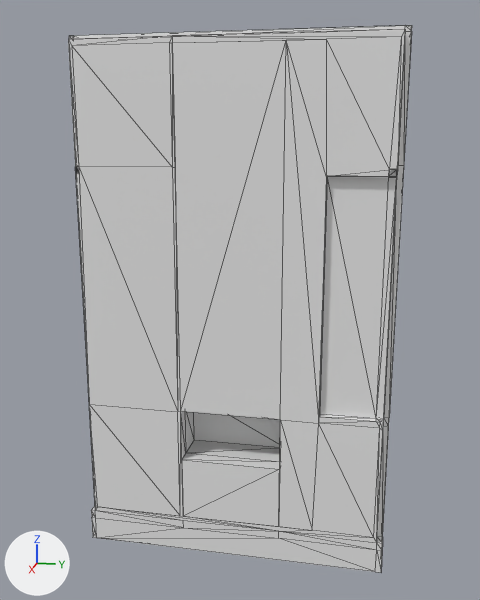
The glTF model pew-pew/models/vending machine.gltf: old version first, new version second.
Camera for both pictures: a camera (50 mm lens) standing at (16.62, 3.06, 10.02) and looking at (0.1, -0.24, 5.89). Lighting does not change. The marker at lower left points along +X, +Y and +Z. Mesh edges are drawn as thin lines. Where no turn or scale is listed for an object, it has been applied to the vertices. Vertices at the same position are counted once.
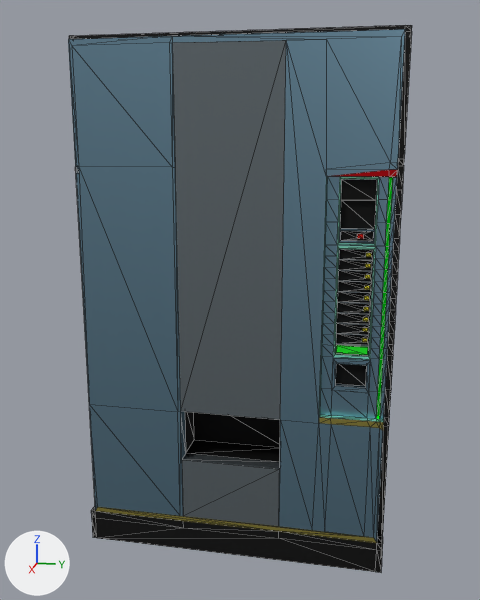
Diff of the bpy script that builds the scene:
```diff
--- a/pew-pew/models/vending machine.gltf.py
+++ b/pew-pew/models/vending machine.gltf.py
@@ mat_material_008 @@
+mat_material_008 = principled_material('Material.008')
+mat_material_008.base_color = (0.509, 0.438, 0.1)  # yellow #bdb159
+mat_material_008.metallic = 0.874
+mat_material_008.roughness = 0.0
@@ mat_material_007 @@
+mat_material_007 = principled_material('Material.007')
+mat_material_007.base_color = (0.8, 0.0104, 0.0157)  # red #e71a22
+mat_material_007.metallic = 1.0
+mat_material_007.roughness = 0.0
@@ mat_material_006 @@
+mat_material_006 = principled_material('Material.006')
+mat_material_006.base_color = (0.339, 0.802, 0.651)  # green #9de7d3
+mat_material_006.metallic = 1.0
+mat_material_006.roughness = 0.681
@@ mat_material_003 @@
+mat_material_003 = principled_material('Material.003')
+mat_material_003.base_color = (0.0095, 0.0095, 0.0095)  # black #191919
+mat_material_003.metallic = 0.795
+mat_material_003.roughness = 0.705
@@ mat_material_005 @@
+mat_material_005 = principled_material('Material.005')
+mat_material_005.base_color = (0.0277, 0.0277, 0.0277)  # black #2e2e2e
+mat_material_005.metallic = 0.858
+mat_material_005.roughness = 0.142
@@ mat_material @@
+mat_material = principled_material('Material')
+mat_material.base_color = (0.218, 0.376, 0.488)  # blue #81a5b9
+mat_material.metallic = 1.0
+mat_material.roughness = 0.374
@@ mat_material_009 @@
+mat_material_009 = principled_material('Material.009')
+mat_material_009.base_color = (0.218, 0.26, 0.284)  # grey #818b91
+mat_material_009.metallic = 0.811
+mat_material_009.roughness = 0.154
@@ me_cube_001 @@
-me_cube_001.from_pydata(...)  # 195 vertices, 380 faces; spans x -2.5..2.5, y -3.61..3.63, z -6.0..6.11
+me_cube_001.from_pydata(...)  # 578 vertices, 1100 faces; spans x -2.5..2.5, y -3.61..3.63, z -6.0..6.11
+# me_cube_001 part 1: 5 vertices moved from x -2.5..1.98, y -3.61, z 3.19..3.4 to x -2.5..1.98, y -3.61, z 3.33..3.55; 1 vertex removed from x -2.5, y -3.61, z 3.4; 384 vertices added at x -2.5..2.5, y -3.61..3.63, z -5.1..3.55
+# me_cube_001 part 2: 189 faces spanning x -2.5..2.5, y -3.61..3.63, z -6.0..6.01 switch from no material to mat_material (blue #81a5b9)
+# me_cube_001 part 3: 24 faces spanning x -2.5..2.16, y -3.61..3.63, z -5.41..0.49 switch from no material to mat_material_003 (black #191919)
+# me_cube_001 part 4: 83 faces spanning x 1.98..2.5, y -3.61..3.63, z -6.0..6.11 switch from no material to mat_material_005 (black #2e2e2e)
+# me_cube_001 part 5: 7 faces spanning x 2.34..2.5, y 2.07..3.5, z -2.19..3.19 switch from no material to mat_material_006 (green #9de7d3)
+# me_cube_001 part 6: 5 faces spanning x 2.22..2.5, y 2.07..3.5, z 3.18..3.4 switch from no material to mat_material_007 (red #e71a22)
+# me_cube_001 part 7: 12 faces spanning x 2.22..2.5, y -3.5..3.5, z -5.23..-2.18 switch from no material to mat_material_008 (yellow #bdb159)
+# me_cube_001 part 8: 8 faces spanning x 2.16..2.5, y -1.19..1.19, z -5.1..5.88 switch from no material to mat_material_009 (grey #818b91)
+me_cube_001.materials.append(mat_material_001)  # yellow #e7da23
+me_cube_001.materials.append(mat_material_002)  # red #e71600
+me_cube_001.materials.append(mat_material_004)  # green #00e715
+me_cube_001.materials.append(mat_material_010)  # blue #66759a
+me_cube_001.materials.append(mat_material_011)  # green #00ff1a
```

Where the change shows, as pixel boxes [x1, y1, x2, y2] in the pictures (480 x 600 px):
part 1 of me_cube_001, built on (blue): after [191, 31, 412, 538]
part 2 of me_cube_001, recoloured (grey to blue): [68, 29, 405, 542] in both
part 3 of me_cube_001, recoloured (grey to black): [185, 411, 280, 462] in both
part 4 of me_cube_001, recoloured (grey to black): [69, 25, 412, 573] in both
part 5 of me_cube_001, recoloured: [319, 176, 384, 422] in both
part 6 of me_cube_001, recoloured (grey to red): [334, 170, 389, 177] in both
part 7 of me_cube_001, recoloured (grey to yellow): [95, 422, 384, 543] in both
part 8 of me_cube_001, recoloured: [173, 40, 286, 526] in both
